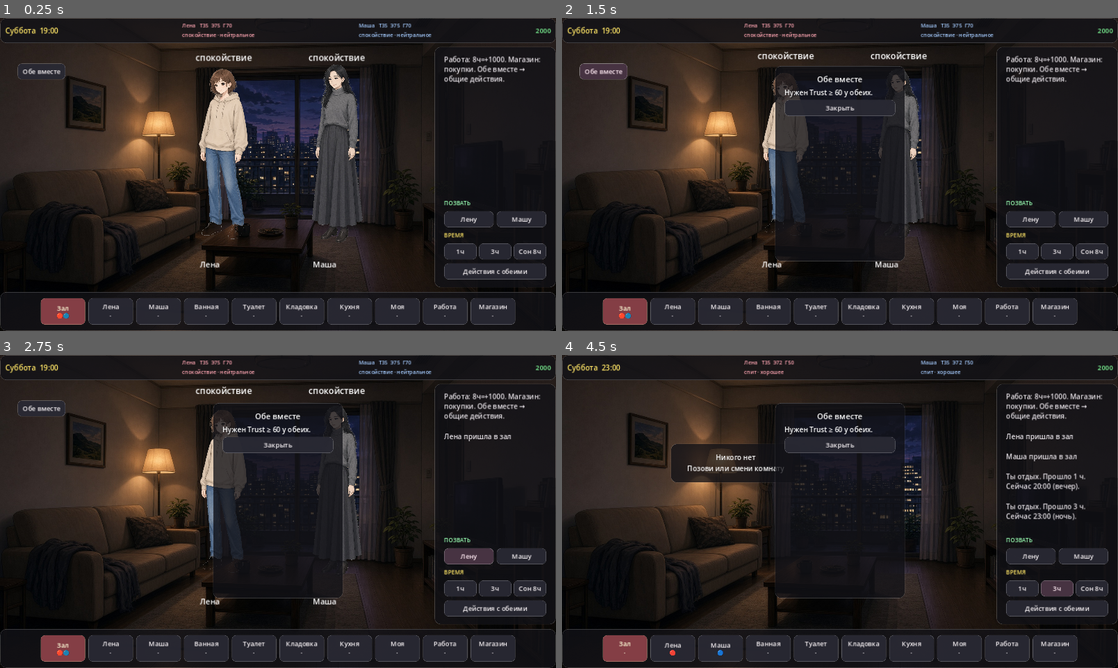
Above: before the commit, frames 1-4 (two rows, left to right).
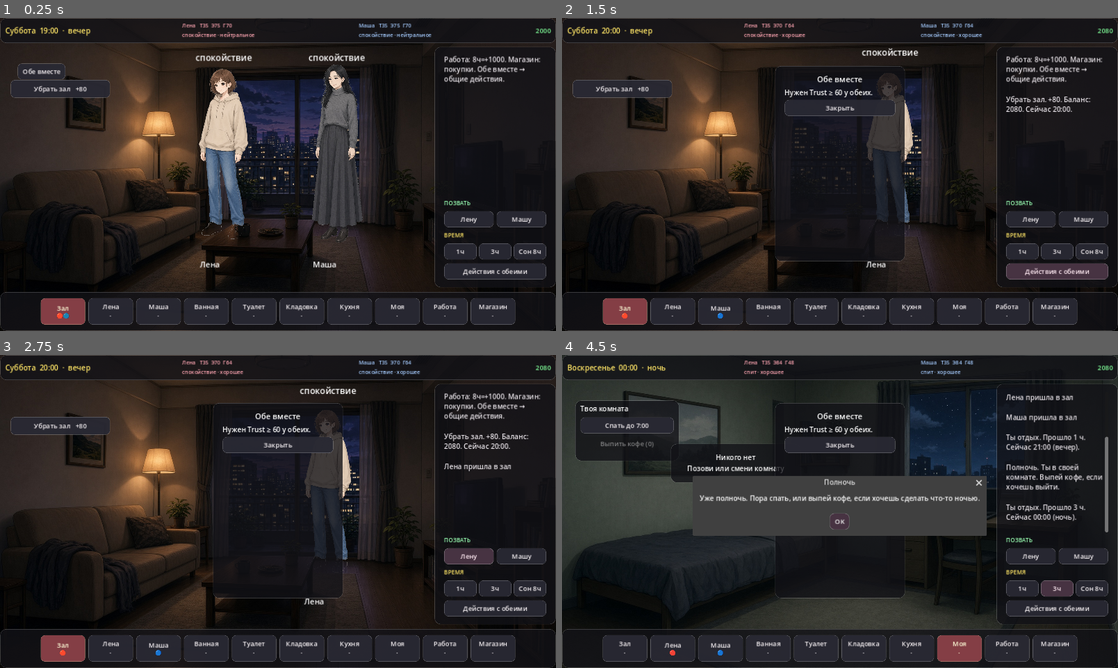
Above: after the commit, the same moments.

Repository: igodchrono/adult_roommates_godot
Game: Godot game, scene res://scenes/main.tscn
Same seed, same stepped clock (60 frames per second), same inputs: the game is played once before the commit and once after it.
Inputs (mouse positions are in pixels of both pictures, inside the frame that each line leads up to):
- Up to frame 1 (0.25 s): no input
- Up to frame 2 (1.5 s): click (623, 89) at 0.5 s, where only the run after the commit has a clickable "Убрать зал +80"; click "Обе вместе" (after the commit: "Действия с обеими") at 1.25 s
- Up to frame 3 (2.75 s): click "Лену" at 2 s
- Up to frame 4 (4.5 s): click "Машу" at 2.75 s; click "1ч" at 3.5 s; click "3ч" at 4.25 s

The runs differ from the first frame. In frame 1, 0.3% of the frame differs, in the area x 1-20%, y 3-26%; in frame 2, 6.2%; in frame 3, 5.1%; in frame 4, 31%, in the area x 0-100%, y 0-100%.

Commit message:
Add chores and a bottom dialogue layout

Diff:
--- a/scripts/game_state.gd
+++ b/scripts/game_state.gd
@@ -210,6 +210,27 @@
 	money += 1000
 	money_changed.emit()
 	return "Ты отработал 8 часов. +1000. Баланс: %d" % money
+
+func chore_for(loc: String) -> Dictionary:
+	match loc:
+		"зал":
+			return {"name": "Убрать зал", "pay": 80}
+		"кухня":
+			return {"name": "Помыть посуду", "pay": 100}
+		"ванная":
+			return {"name": "Убрать ванную", "pay": 90}
+		"кладовка":
+			return {"name": "Разобрать кладовку", "pay": 70}
+	return {}
+
+func do_chore(loc: String) -> String:
+	var job = chore_for(loc)
+	if job.is_empty():
+		return "Здесь нет бытовой работы."
+	advance_time(1)
+	money += int(job["pay"])
+	money_changed.emit()
+	return "%s. +%d. Баланс: %d. Сейчас %s." % [job["name"], job["pay"], money, get_time_str()]
 
 func buy_item(item_key: String) -> String:
 	if not SHOP_PRICES.has(item_key):
--- a/scripts/main.gd
+++ b/scripts/main.gd
@@ -308,7 +308,7 @@
 	_refresh_all()
 
 func _refresh_all():
-	if top_bar: top_bar.text = "%s  %s" % [state.day.capitalize(), state.get_time_str()]
+	if top_bar: top_bar.text = "%s  %s  ·  %s" % [state.day.capitalize(), state.get_time_str(), state.get_period()]
 	if lena_stats: lena_stats.text = _hud_line(state.lena)
 	if masha_stats: masha_stats.text = _hud_line(state.masha)
 	_update_money()
@@ -337,6 +337,7 @@
 		_draw_bathroom(); return
 	if state.player_location == "моя_комната":
 		_draw_my_room()
+	_add_chore_button()
 	var people = state.get_people_in_location(state.player_location)
 
 	# Peep option for private bedrooms
@@ -525,6 +526,21 @@
 	)
 	v.add_child(leave)
 	character_container.add_child(panel)
+	_add_chore_button()
+
+func _add_chore_button():
+	var job = state.chore_for(state.player_location)
+	if job.is_empty():
+		return
+	var b = Button.new()
+	b.text = "%s   +%d" % [job["name"], job["pay"]]
+	b.position = Vector2(24, 78)
+	b.custom_minimum_size = Vector2(230, 42)
+	b.pressed.connect(func():
+		state.add_log(state.do_chore(state.player_location))
+		_refresh_all()
+	)
+	character_container.add_child(b)
 
 func _add_kernel_button(box: VBoxContainer, char: CharacterData, title: String, slot: String, rel_gain: int, ar_gain: int):
 	var b = Button.new()
@@ -846,7 +862,7 @@
 	char.change_relation(rel_gain)
 	char.change_arousal(ar_gain)
 	char.change_mood(3)
-	state.add_log("<....>")
+	state.add_log("...")
 	_open_time_lock(slot, hours)
 
 func _open_time_lock(slot: String, hours: int):
@@ -907,7 +923,7 @@
 			else:
 				char.change_relation(4)
 				char.change_arousal(6)
-				r = "<....>"
+				r = "..."
 				_open_time_lock("slot_1", hours)
 				state.add_log(r)
 				if action_menu:
@@ -977,21 +993,29 @@
 	box.name = "DialogueBox"
 	box.z_index = 30
 	box.set_anchors_preset(Control.PRESET_BOTTOM_WIDE)
-	box.offset_left = 40
-	box.offset_right = -300
-	box.offset_top = -280
-	box.offset_bottom = -110
+	box.offset_left = 24
+	box.offset_right = -24
+	box.offset_top = -250
+	box.offset_bottom = -96
 	add_child(box)
-	var v = VBoxContainer.new()
-	box.add_child(v)
+	var row = HBoxContainer.new()
+	row.add_theme_constant_override("separation", 16)
+	box.add_child(row)
+	var left = VBoxContainer.new()
+	left.size_flags_horizontal = Control.SIZE_EXPAND_FILL
+	row.add_child(left)
 	var who = Label.new()
 	who.text = char.char_name
-	who.add_theme_font_size_override("font_size", 16)
-	v.add_child(who)
+	who.add_theme_font_size_override("font_size", 18)
+	left.add_child(who)
 	var tl = Label.new()
 	tl.text = dialog["text"]
 	tl.autowrap_mode = TextServer.AUTOWRAP_WORD_SMART
-	v.add_child(tl)
+	left.add_child(tl)
+	var right = VBoxContainer.new()
+	right.custom_minimum_size = Vector2(320, 0)
+	right.add_theme_constant_override("separation", 6)
+	row.add_child(right)
 	for opt in dialog["options"]:
 		var b = Button.new()
 		b.text = opt["text"]
@@ -1000,13 +1024,16 @@
 			char.change_relation(opt["relation"])
 			char.change_arousal(opt["arousal"])
 			char.change_mood(opt["relation"] * 2)
-			state.add_log("Ты: %s\n%s: %s\n(Trust %+d, возбуждение %+d)" % [opt["text"], char.char_name, opt["response"], opt["relation"], opt["arousal"]])
+			var reply = opt["response"]
+			if int(opt["arousal"]) >= 8:
+				reply = "..."
+			state.add_log("Ты: %s\n%s: %s\n(Trust %+d, возбуждение %+d)" % [opt["text"], char.char_name, reply, opt["relation"], opt["arousal"]])
 			state.advance_time(1)
 			if is_instance_valid(box):
 				box.queue_free()
 			_refresh_all()
 		)
-		v.add_child(b)
+		right.add_child(b)
 
 
 func _on_midnight():
